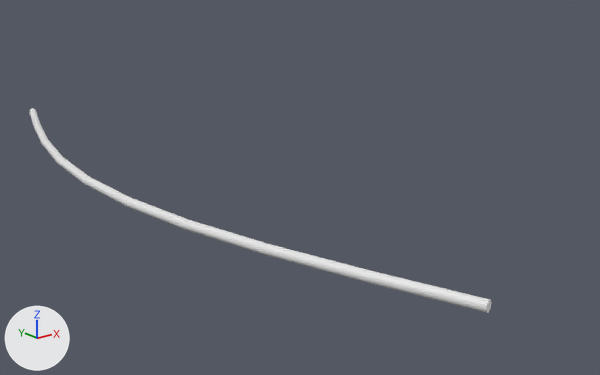
An edit to the OBJ model assets/elexhub/provisional/meshes/forearm__orange.obj, drawn before and after from the same camera.
One viewpoint serves both versions: a 50 mm lens placed at (-0.0716, -0.1262, -0.0052), pointed at (-0.0172, -0.0582, -0.0324). Arrows for +X, +Y and +Z are at lower left; the lights stay in place. The picture after the commit comes second. Where no turn or scale is listed for an object, it has been applied to the vertices.

Objects in the first picture: 'forearm__orange'.
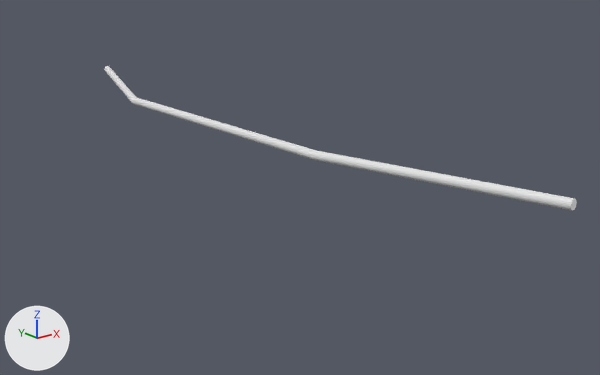
Boxes (x1, y1, x2, y2) around the edits, measured in the pictures (600 x 375 px; the box of a moved part takes in the faces that stretch with it):
'forearm__orange', reshaped (29% shorter): before (29, 108, 491, 313); after (104, 66, 577, 211)
part 1 of me_forearm__orange, moved or reshaped: before (29, 108, 40, 126); after (104, 66, 136, 102)
part 2 of me_forearm__orange, moved or reshaped: before (82, 175, 129, 206); after (132, 97, 315, 160)
part 3 of me_forearm__orange, moved or reshaped: before (260, 243, 368, 282); after (311, 150, 577, 211)
part 4 of me_forearm__orange, deleted: before (34, 122, 491, 313)

Diff of the bpy script that builds the scene:
```diff
--- a/assets/elexhub/provisional/meshes/forearm__orange.obj.py
+++ b/assets/elexhub/provisional/meshes/forearm__orange.obj.py
@@ me_forearm__orange @@
 # used by ob_forearm__orange; location = (0.0, 0.0, 0.0)
-me_forearm__orange.from_pydata(...)  # 450 vertices, 864 faces; spans x -0.0366..-0.0267, y -0.0924..-0.0076, z -0.0315..-0.0305
+me_forearm__orange.from_pydata(...)  # 150 vertices, 288 faces; spans x -0.0214..-0.0144, y -0.0912..-0.0078, z -0.0275..-0.0255
+# me_forearm__orange part 1: the loose piece of 50 vertices spanning x -0.0308..-0.0267, y -0.0177..-0.0076, z -0.0315..-0.0305 is multiplied about its middle by the matrix ((1.093, 0.257, 0.0), (0.34, 1.946, -0.05), (0.017, 0.097, 0.999)), then moved by (0.0108, -0.0053, 0.0045)
+# me_forearm__orange part 2: the loose piece of 50 vertices spanning x -0.0365..-0.0356, y -0.0549..-0.0451, z -0.0315..-0.0305 is multiplied about its middle by the matrix ((1.0, -0.102, 0.0), (0.028, 3.681, 0.0), (0.0, 0.0, 1.0)), then moved by (0.0157, 0.004, 0.004)
+# me_forearm__orange part 3: the loose piece of 50 vertices spanning x -0.0335..-0.0297, y -0.083..-0.073, z -0.0315..-0.0305 is multiplied about its middle by the matrix ((1.06, -0.103, 0.0), (-0.601, 2.597, 0.037), (0.022, -0.096, 0.999)), then moved by (0.0137, 0.0005, 0.0045)
+# me_forearm__orange part 4: 6 loose pieces with 300 vertices, spanning x -0.0366..-0.0267, y -0.0924..-0.017, z -0.0315..-0.0305, are deleted
```
